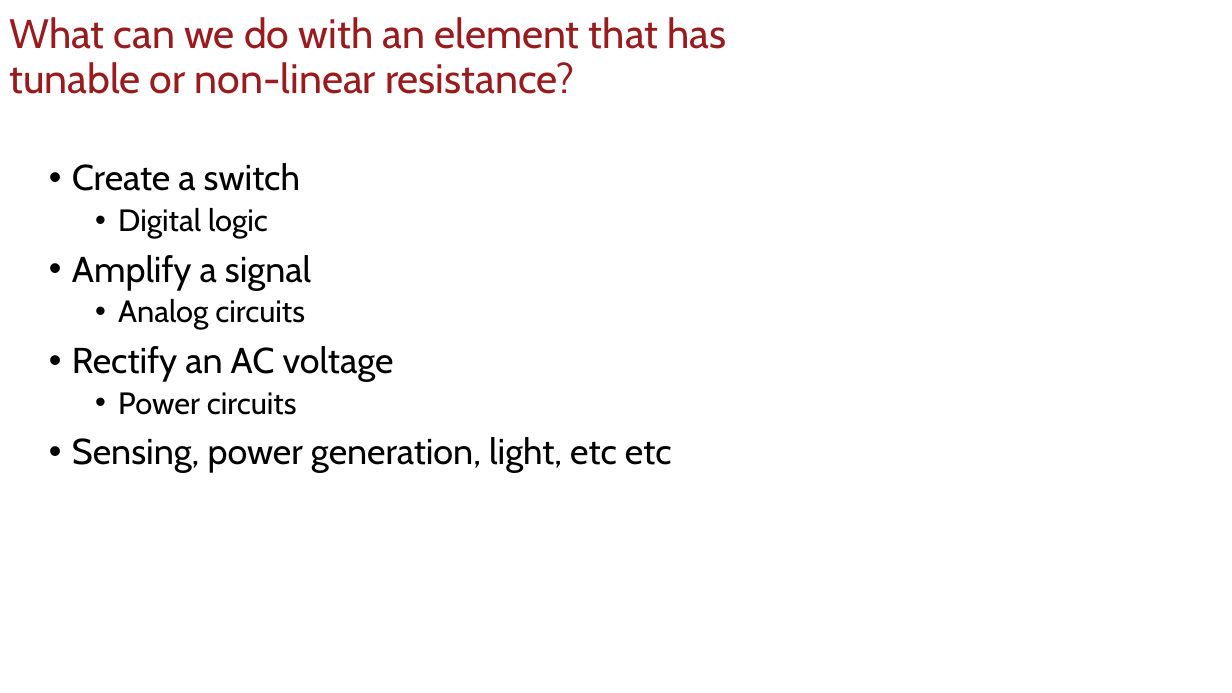
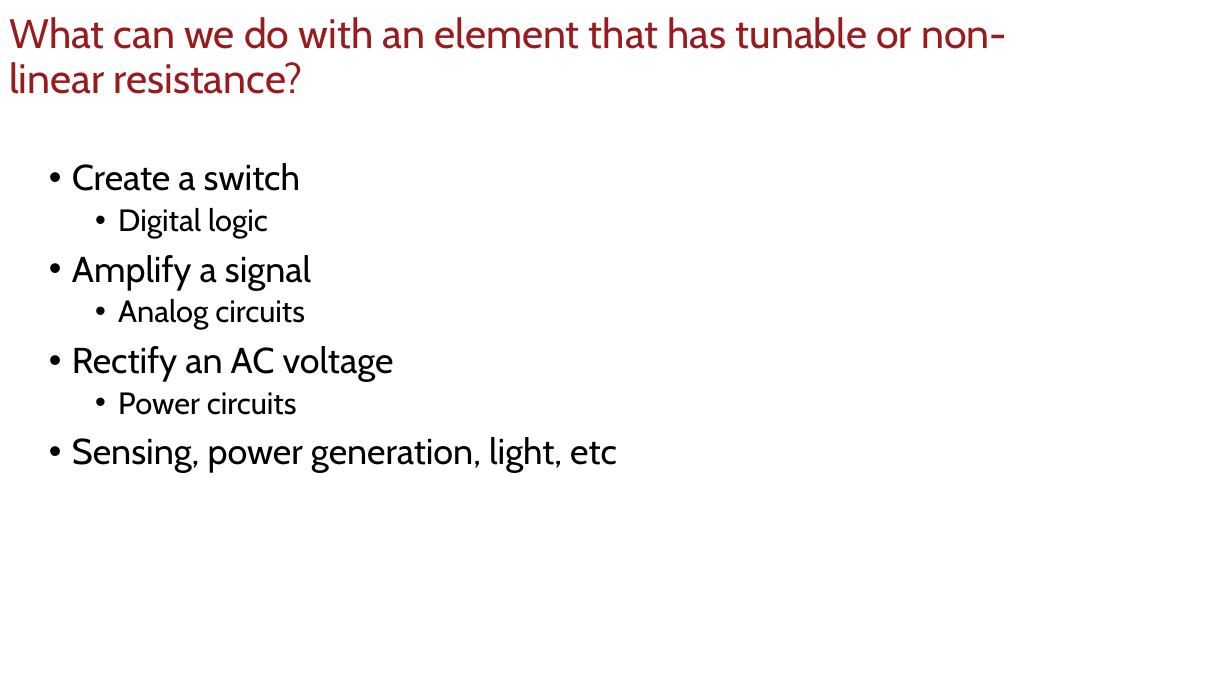
Before and after one commit to uscee105/ee105, a slide deck: slide 6 of assets/module-2-device/mod-2-lecture-9-devices-1.pptx (slide 4 before the commit). Drawn at 1232x693 pixels with LibreOffice and Linux fonts; fonts in the diff are those of the drawing; background and template pictures are left out. Boxes give left, top, right and bottom in pixels: in the first picture for what was removed or moved away, otherwise in the second. Text is boxed around its words. In the diff, an @@ line names an element or a change of style, - is before the commit and + after.

```diff
--- a/assets/module-2-device/mod-2-lecture-9-devices-1.pptx
+++ b/assets/module-2-device/mod-2-lecture-9-devices-1.pptx
@@ title "What can we do with ..." rewrapped from [9,17,726,94] to [9,17,1007,94] @@
@@ text at [72,437,617,473]: text changed @@
-• Sensing, power generation, light, etc etc
+• Sensing, power generation, light, etc
```
Also in this commit, not shown: 12 other slides changed, 8 slides added, 26 other files.
